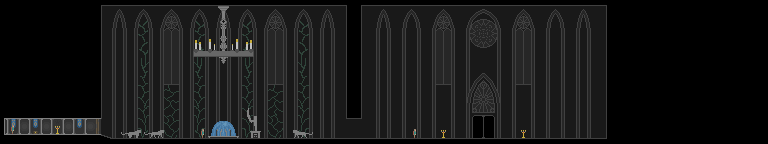
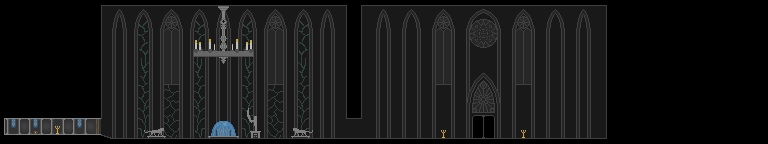
The second 768x144 image is a revision of the first. Changes to its layers:
painted on "tigers" over <box>121,128,313,138</box>
hid "human" over <box>11,125,416,138</box>
